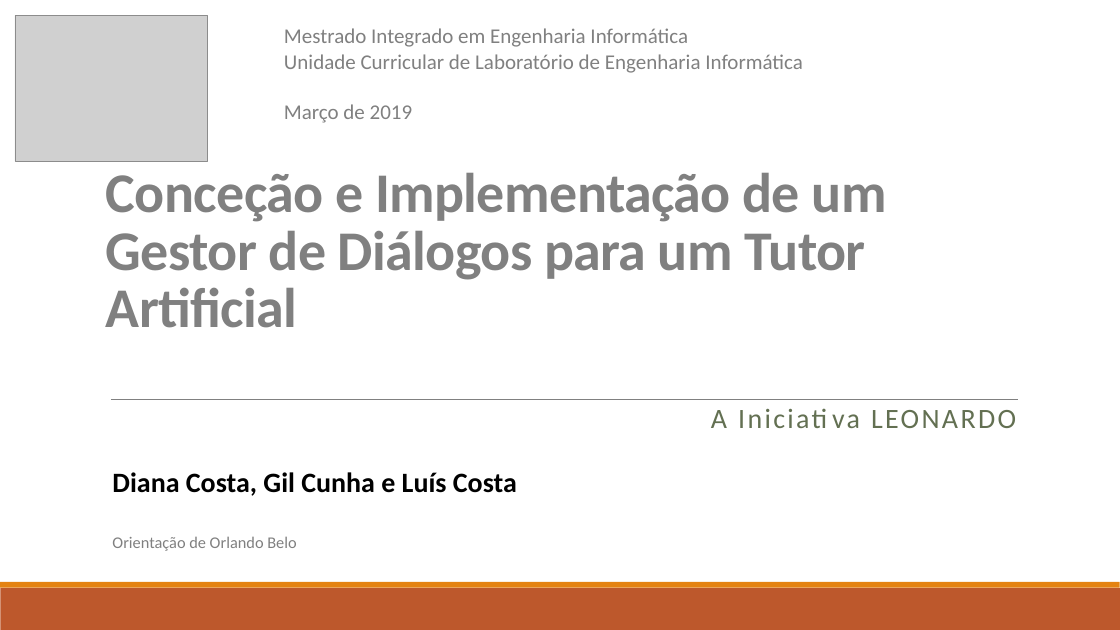
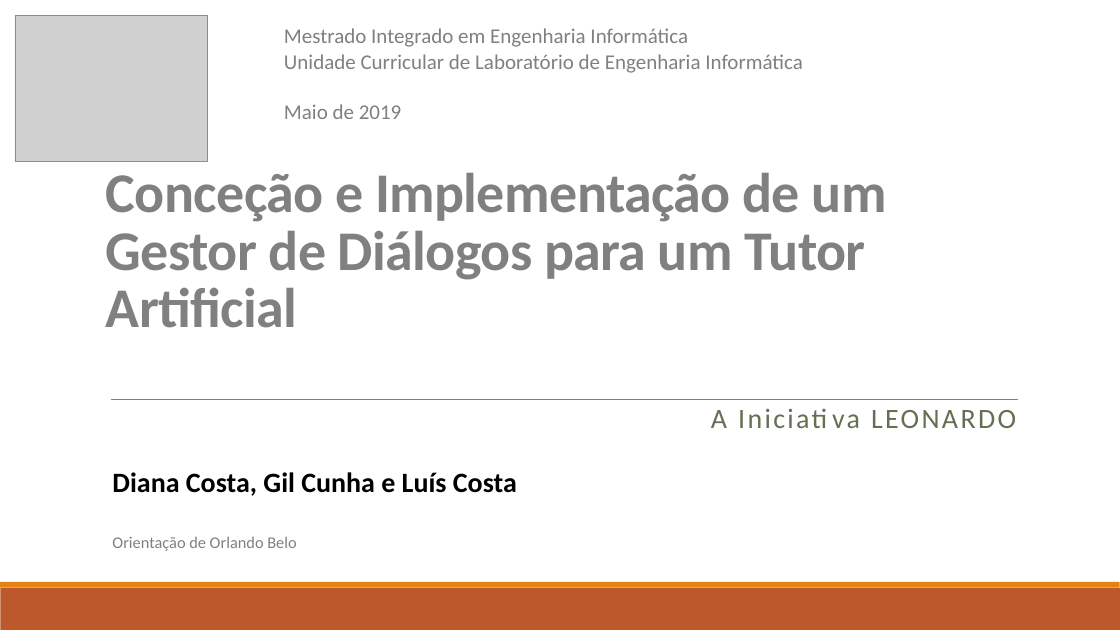
Before and after one commit to diisnc/Dialog_Agent_1819, a slide deck: slide 20 of Report/presentation_2.pptx. Drawn at 1120x630 pixels with LibreOffice and Linux fonts; fonts in the diff are those of the drawing; grey boxes stand for pictures. Boxes give left, top, right and bottom in pixels: in the first picture for what was removed or moved away, otherwise in the second. Text is boxed around its words. In the diff, an @@ line names an element or a change of style, - is before the commit and + after.

```diff
--- a/Report/presentation_2.pptx
+++ b/Report/presentation_2.pptx
@@ text at box(284, 104, 402, 119): text changed @@
-Março de 2019
+Maio de 2019
```
Also in this commit, not shown: 3 other slides changed, 1 slide added, 1 slide removed.
